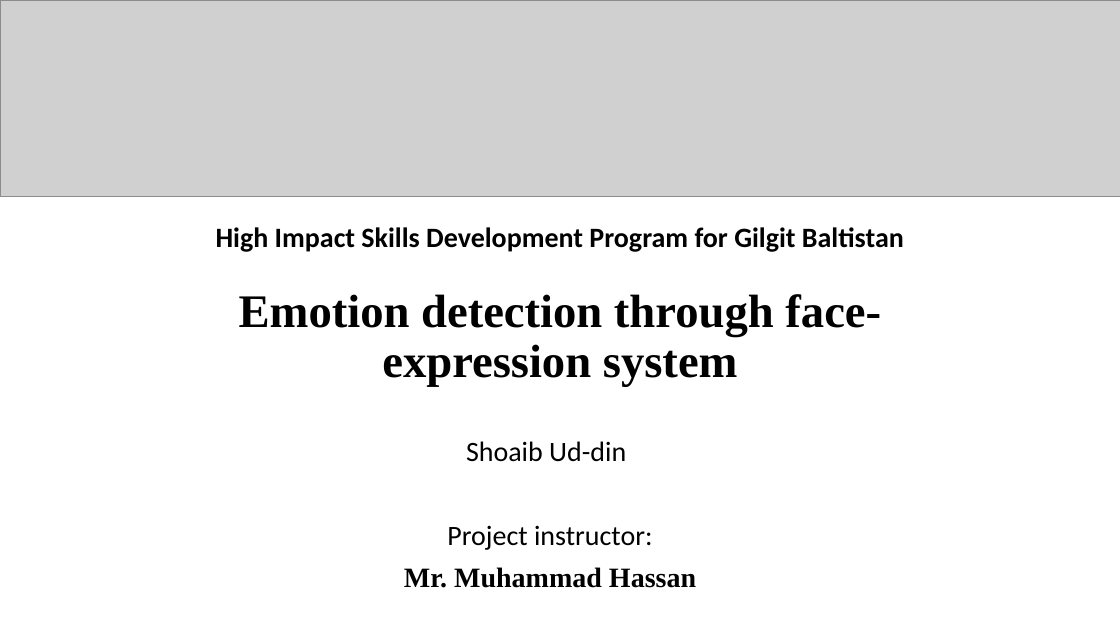
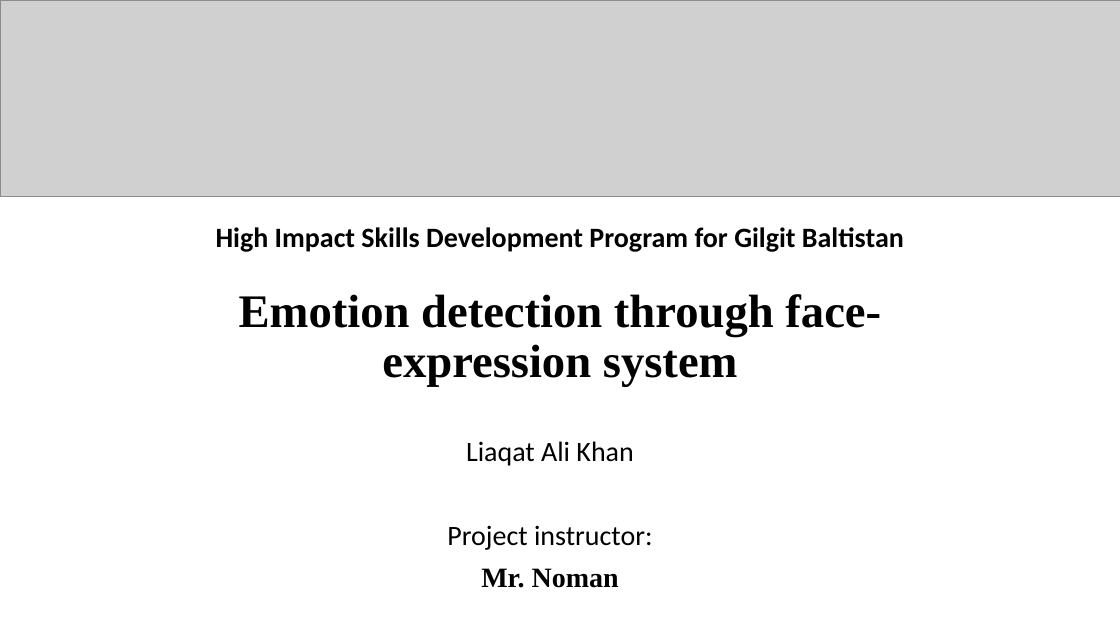
Before and after one commit to LKPasha/DASI-labs, a slide deck: slide 1 of module project AI.pptx. Drawn at 1120x630 pixels with LibreOffice and Linux fonts; fonts in the diff are those of the drawing; grey boxes stand for pictures. Boxes give left, top, right and bottom in pixels: in the first picture for what was removed or moved away, otherwise in the second. Text is boxed around its words. In the diff, an @@ line names an element or a change of style, - is before the commit and + after.

```diff
--- a/module project AI.pptx
+++ b/module project AI.pptx
@@ subtitle at (x1=466, y1=441, x2=633, y2=466): text changed @@
-Shoaib Ud-din
+Liaqat Ali Khan
@@ subtitle at (x1=481, y1=568, x2=619, y2=588): text changed @@
-Mr. Muhammad Hassan
+Mr. Noman
```
